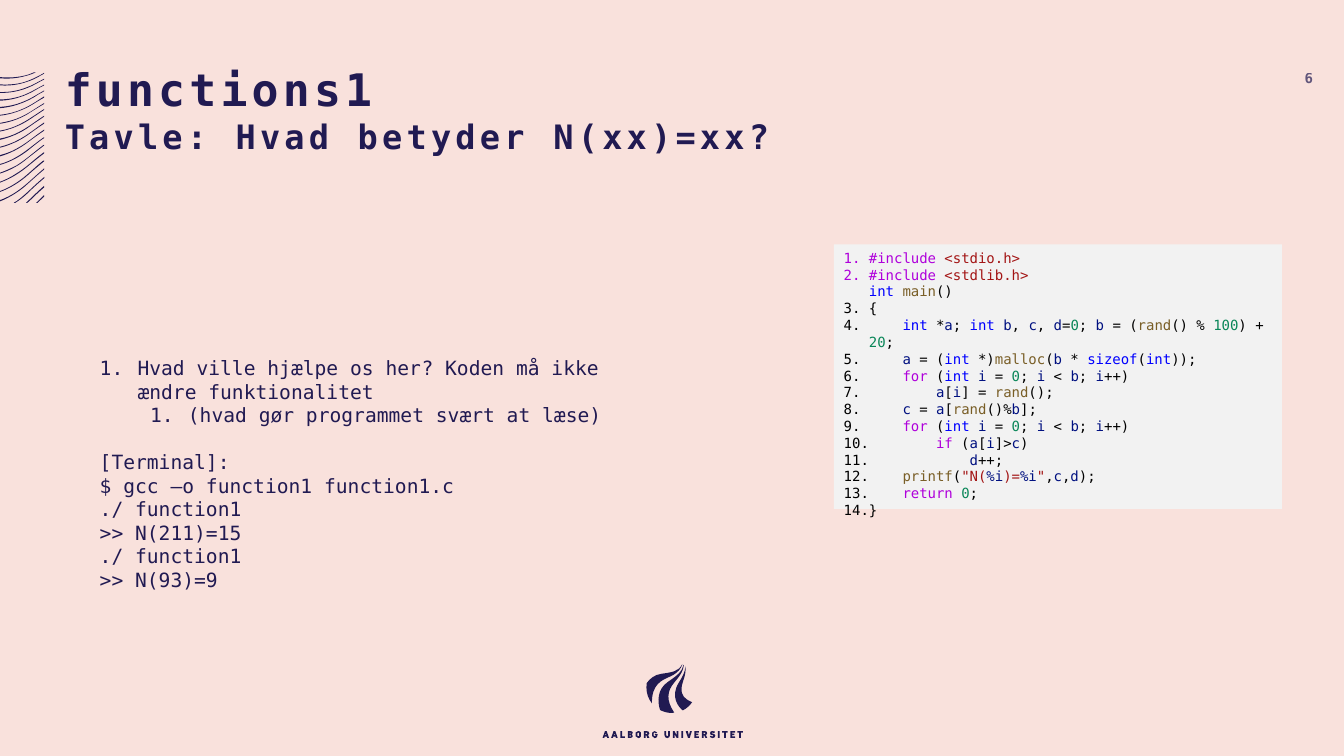
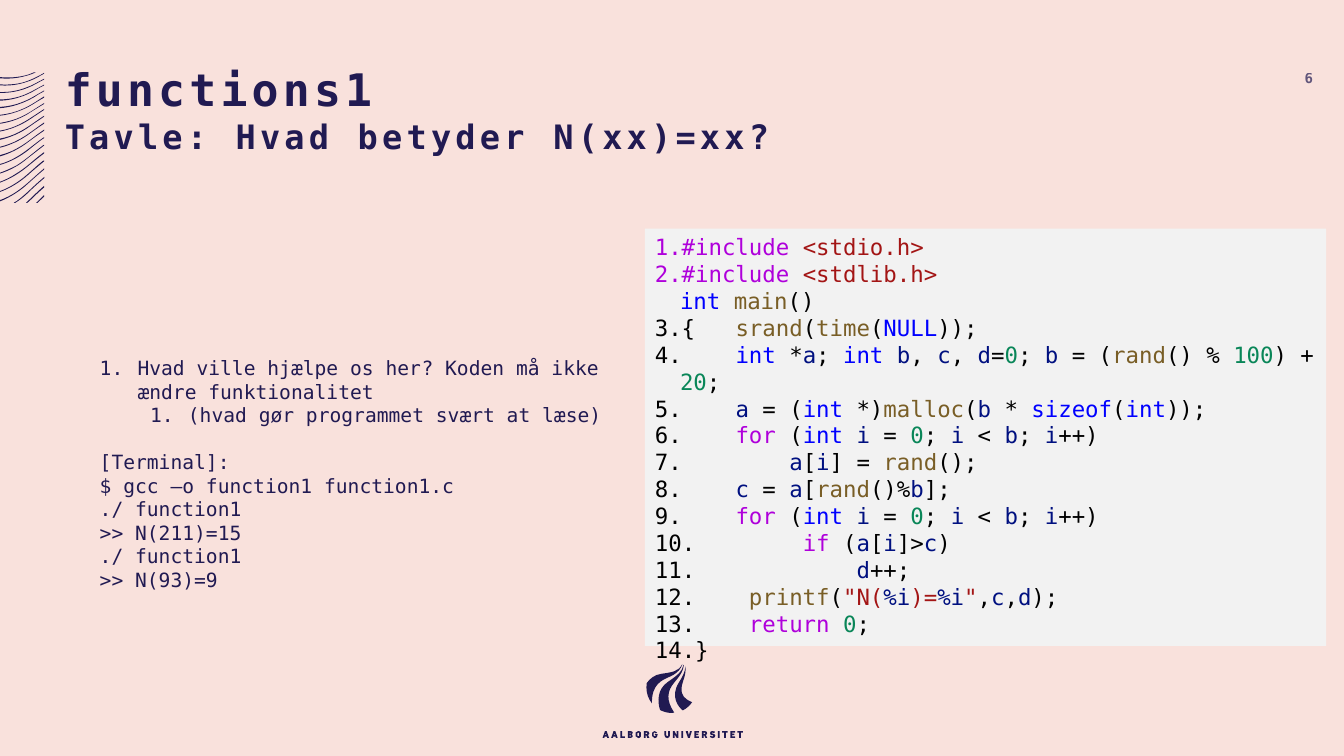
Before and after one commit to AAU-ST1-Programming/functions, a slide deck: slide 6 of functions.pptx. Drawn at 1344x756 pixels with LibreOffice and Linux fonts; fonts in the diff are those of the drawing. Boxes give left, top, right and bottom in pixels: in the first picture for what was removed or moved away, otherwise in the second. Text is boxed around its words. In the diff, an @@ line names an element or a change of style, - is before the commit and + after.

Commit message:
Updated slides a bit

```diff
--- a/functions.pptx
+++ b/functions.pptx
@@ rectangle "#include <stdio.h>" resized from (x1=834, y1=244, x2=1282, y2=509) to (x1=645, y1=229, x2=1327, y2=646) @@
@@ text in rectangle at (x1=655, y1=238, x2=1287, y2=635): size 10 to 16 pt @@
@@ text in rectangle at (x1=736, y1=319, x2=978, y2=339): text changed; size 10 to 16 pt; text colour #000000 to #795E26 @@
-3. {
+3. { srand(time(NULL));
```
Also in this commit, not shown: 8 other slides changed.
